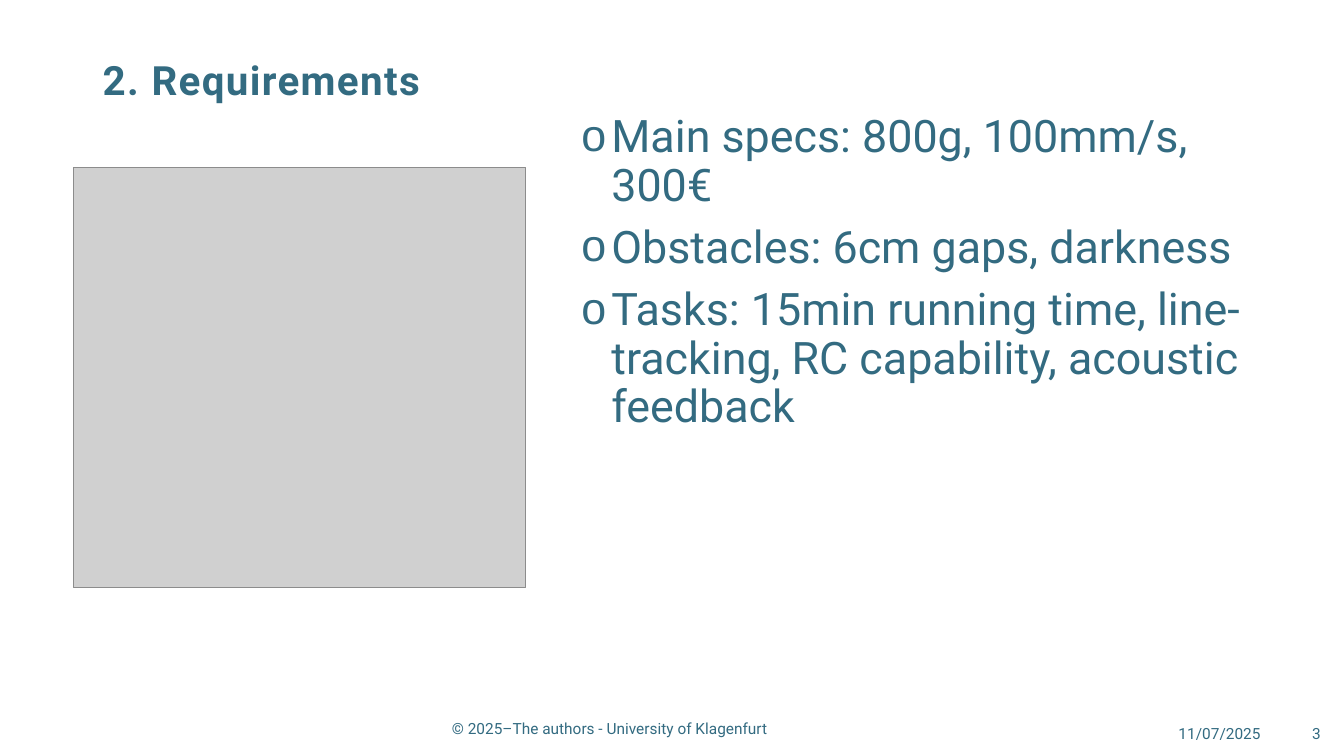
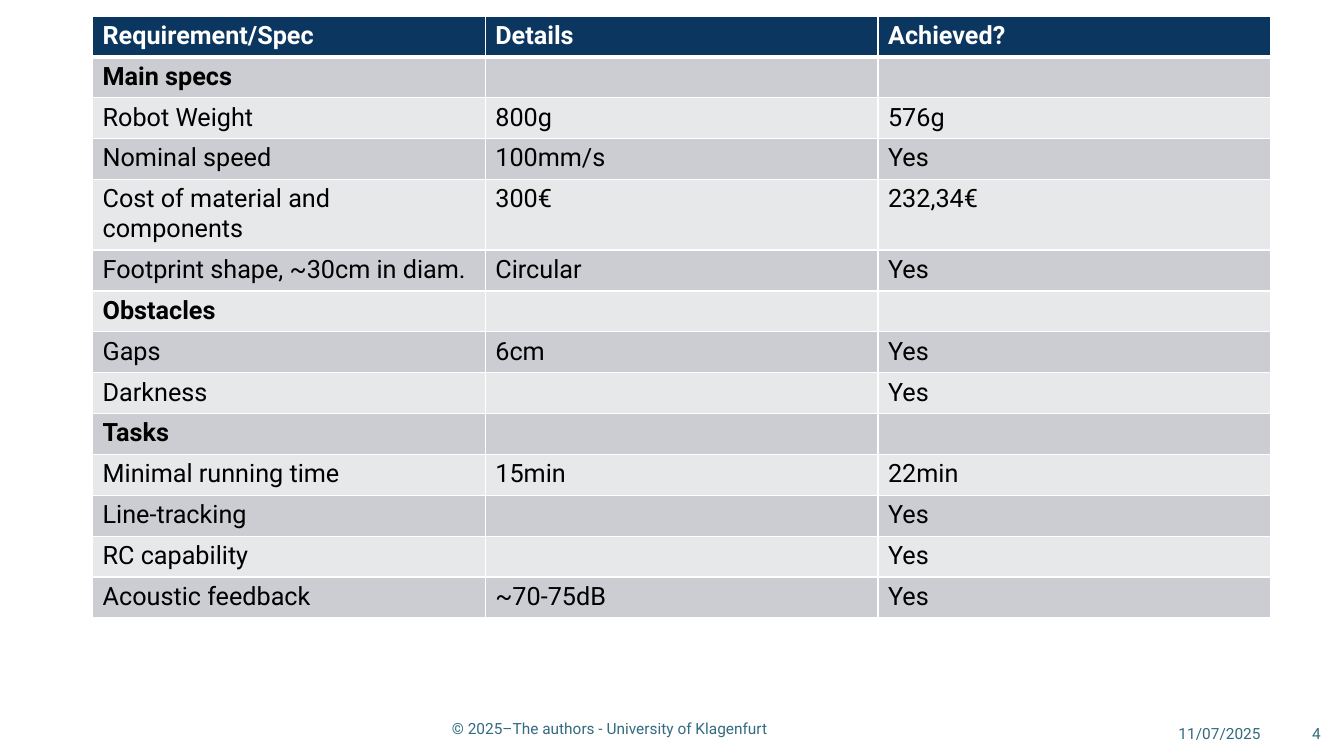
Before and after one commit to 2-hardcore-4-u/RobotDesign2025, a slide deck: slide 4 of presentation.pptx (slide 3 before the commit). Drawn at 1344x756 pixels with LibreOffice and Linux fonts; fonts in the diff are those of the drawing; grey boxes stand for pictures; background and template pictures are left out. Boxes give left, top, right and bottom in pixels: in the first picture for what was removed or moved away, otherwise in the second. Text is boxed around its words. In the diff, an @@ line names an element or a change of style, - is before the commit and + after.

```diff
--- a/presentation.pptx
+++ b/presentation.pptx
@@ table added at bbox=[93, 16, 1272, 618], 14 rows, 3 columns @@
+Requirement/Spec | Details | Achieved?
+Main specs |  | 
+Robot Weight | 800g | 576g
+Nominal speed | 100mm/s | Yes
+Cost of material and components | 300€ | 232,34€
+Footprint shape, ~30cm in diam. | Circular | Yes
+Obstacles |  | 
+Gaps | 6cm | Yes
+Darkness |  | Yes
+Tasks |  | 
+Minimal running time | 15min | 22min
+Line-tracking |  | Yes
+RC capability |  | Yes
+Acoustic feedback | ~70-75dB | Yes
@@ title removed at bbox=[103, 65, 420, 103] @@
-2. Requirements
@@ text removed at bbox=[611, 119, 1240, 423] @@
-o Main specs: 800g, 100mm/s, 300€
-o Obstacles: 6cm gaps, darkness
-o Tasks: 15min running time, line-tracking, RC capability, acoustic feedback
@@ picture removed at bbox=[74, 167, 526, 588] @@
@@ page number at bbox=[1312, 728, 1321, 739]: text changed @@
-3
+4
```
Also in this commit, not shown: 1 other slide changed, 4 slides added, 1 other file.
